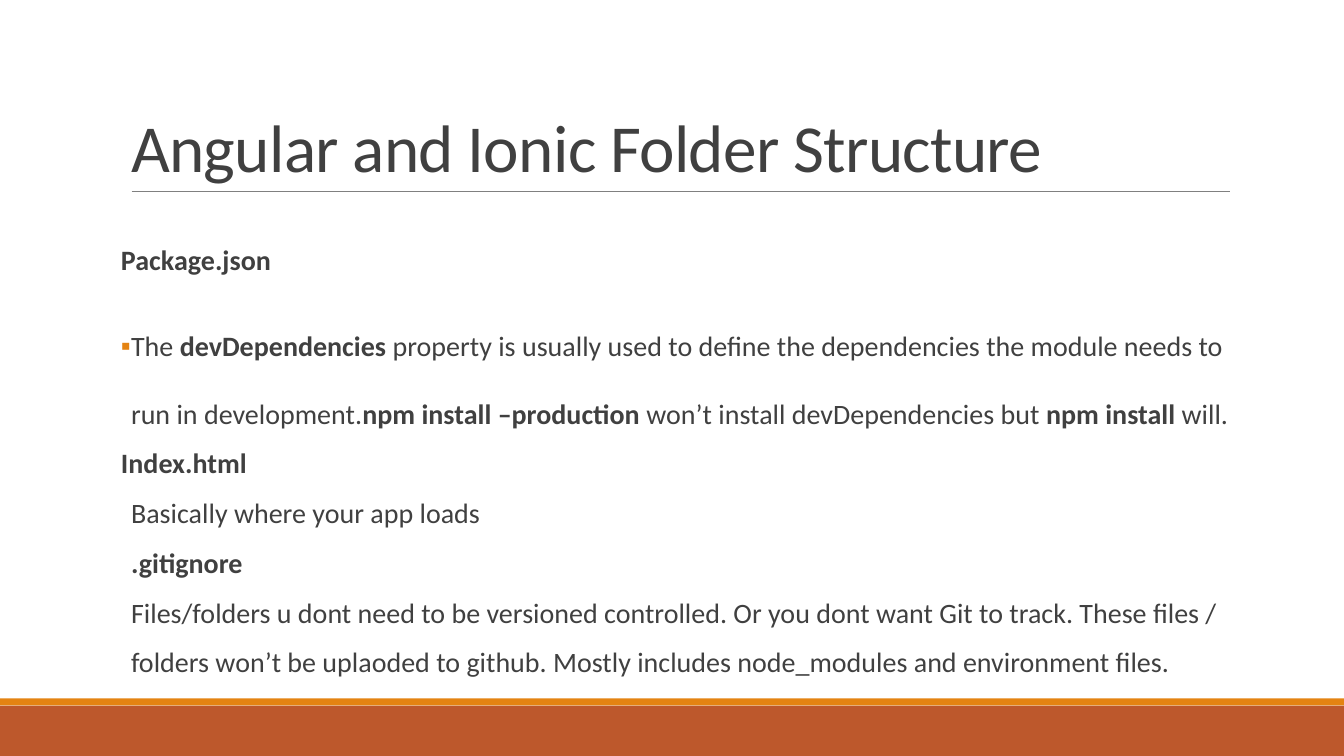
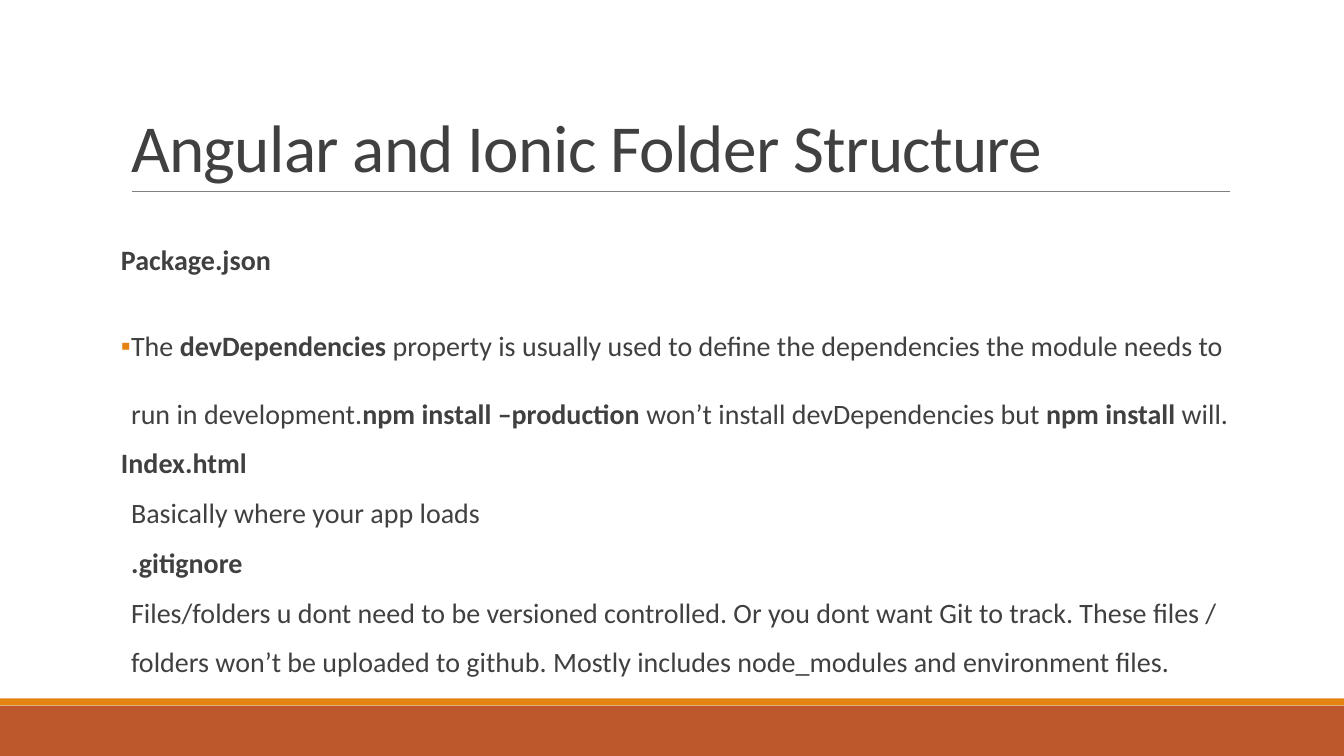
Before and after one commit to alamgirqazi/mobile-application-development-course, a slide deck: slide 7 of lecture 4/Lecture 4 - Mobile Application Development.pptx. Drawn at 1344x756 pixels with LibreOffice and Linux fonts; fonts in the diff are those of the drawing. Boxes give left, top, right and bottom in pixels: in the first picture for what was removed or moved away, otherwise in the second. Text is boxed around its words. In the diff, an @@ line names an element or a change of style, - is before the commit and + after.

Commit message:
updated lectures 4,5

```diff
--- a/lecture 4/Lecture 4 - Mobile Application Development.pptx
+++ b/lecture 4/Lecture 4 - Mobile Application Development.pptx
@@ text at [131,652,1169,677]: text changed @@
-  folders won’t be uplaoded to github. Mostly includes node_modules and environment files.
+  folders won’t be uploaded to github. Mostly includes node_modules and environment files.
```
Also in this commit, not shown: 2 slides added, 3 other files.
